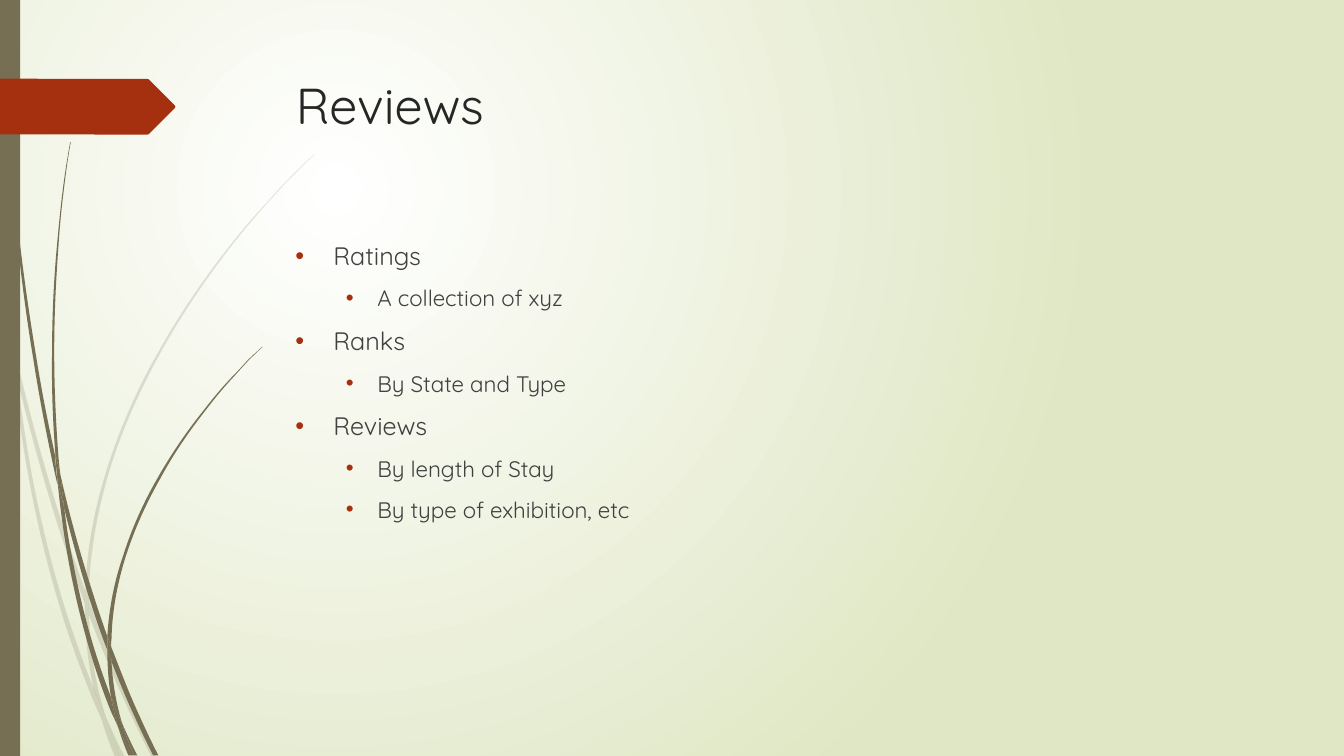
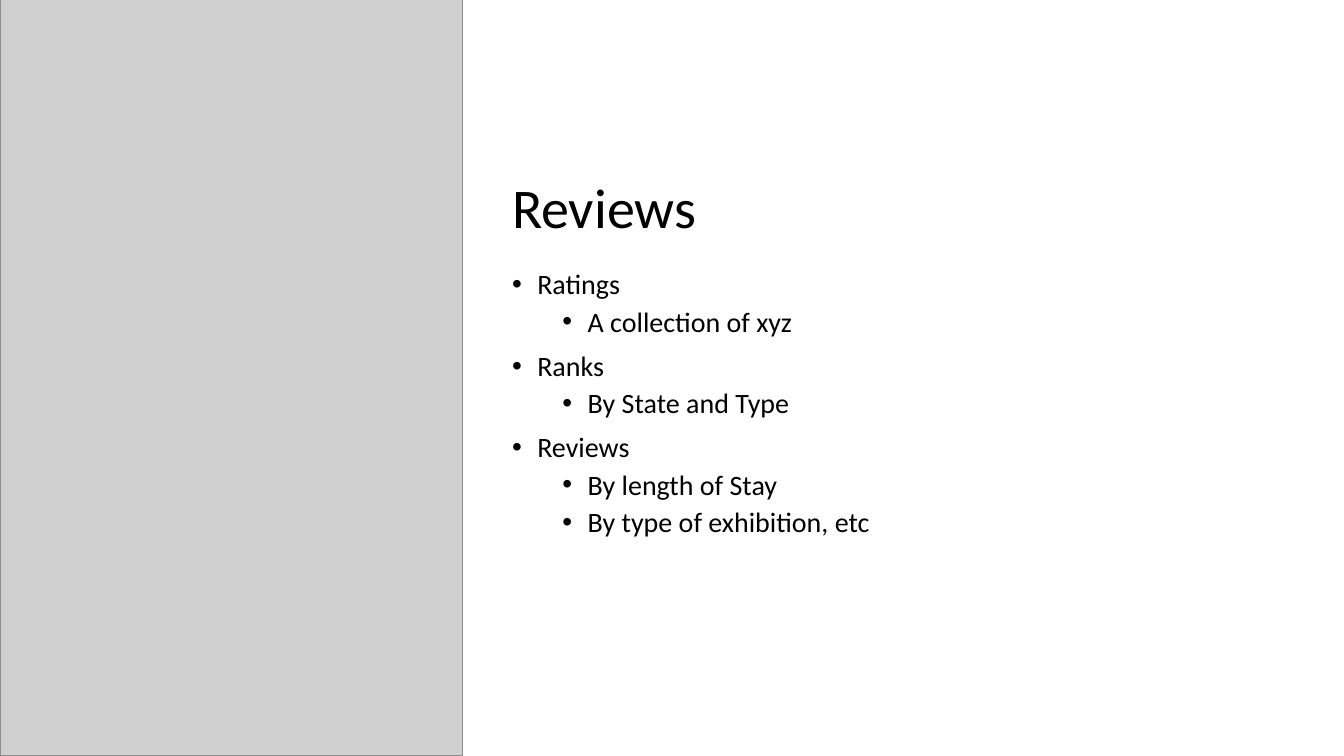
Before and after one commit to JackyUT2023/project3-group8, a slide deck: slide 7 of Project 3 Group 8 - Museums of the United States.pptx. Drawn at 1344x756 pixels with LibreOffice and Linux fonts; fonts in the diff are those of the drawing; grey boxes stand for pictures. Boxes give left, top, right and bottom in pixels: in the first picture for what was removed or moved away, otherwise in the second. Text is boxed around its words. In the diff, an @@ line names an element or a change of style, - is before the commit and + after.

```diff
--- a/Project 3 Group 8 - Museums of the United States.pptx
+++ b/Project 3 Group 8 - Museums of the United States.pptx
@@ background gradient #FFFFFF to #DFE8C4 to #FFFFFF @@
@@ rectangle removed at (0, 0, 20, 756) @@
@@ picture added at (0, 0, 463, 756) @@
@@ freeform shape removed at (0, 79, 175, 134) @@
@@ title "Reviews": place and size @@
-title "Reviews" at (296, 88, 484, 125)
+title "Reviews" at (512, 189, 696, 229)
@@ title "Reviews" at (512, 189, 696, 229): size 36 to 40 pt, font Quicksand to Calibri, text colour #262626 to #000000; line spacing 1 to 0.9; vertical alignment top to bottom @@
@@ text "Ratings": place and size @@
-text "Ratings" at (333, 247, 629, 523)
+text "Ratings" at (537, 274, 870, 537)
@@ text "Ratings" at (537, 274, 870, 537): size 18 to 20 pt in "Ratings", "Ranks", "Reviews"; font Quicksand to Calibri, text colour #404040 to #000000; size 16 to 20 pt in "A collection of xyz", "By State and Type", "By length of Stay", "By type of exhibition, etc"; indent changed; line spacing 1 to 0.9; less space between paragraphs @@
@@ group removed at (0, 154, 315, 756): 10 freeform shapes @@
@@ group removed at (3, 0, 262, 756): 12 freeform shapes @@
```
Also in this commit, not shown: 10 other slides changed, 1 slide added, 1 slide removed, 1 other file.
